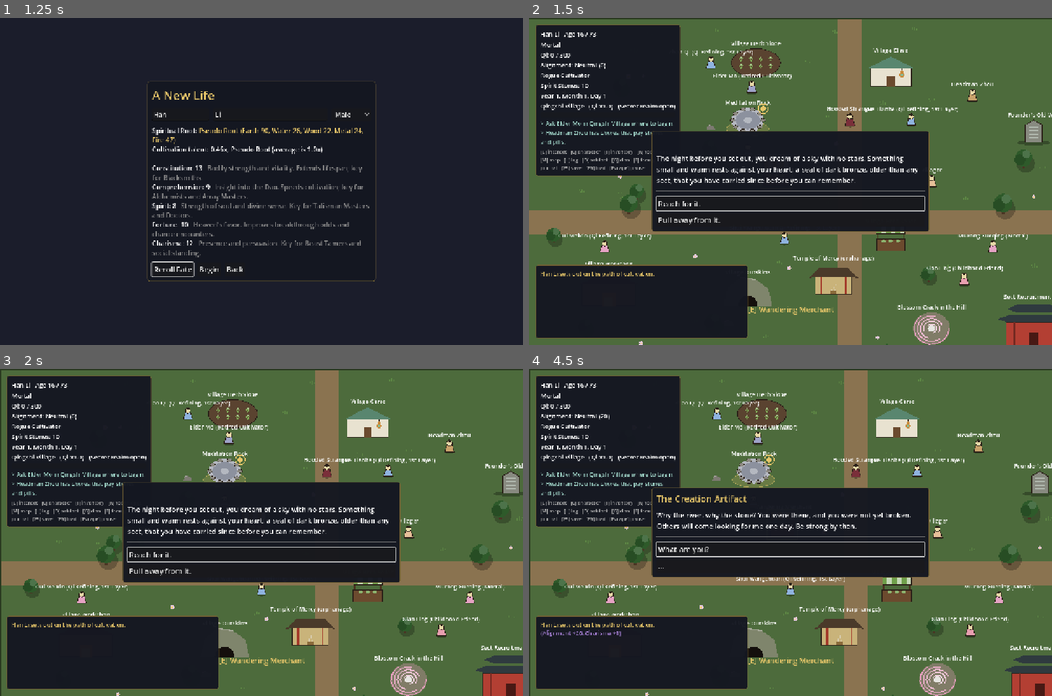
Above: before the commit, frames 1-4 (two rows, left to right).
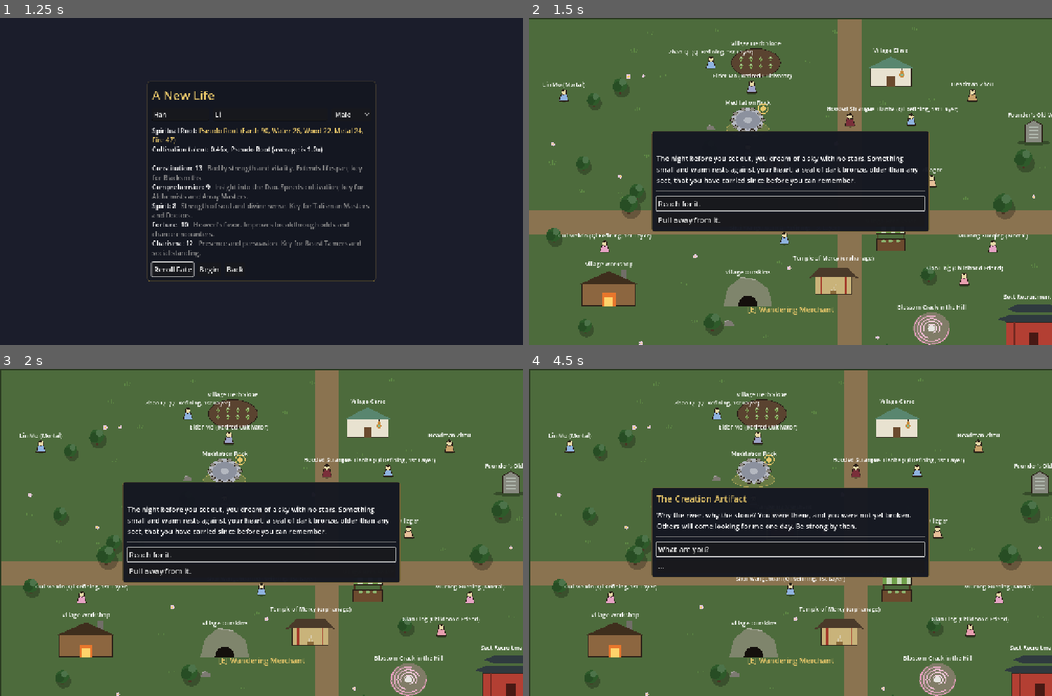
Above: after the commit, the same moments.

Repository: samridghimire/cultivation-game
Game: Godot game, scene res://src/ui/main_menu.tscn
Two runs of this game, one before a commit and one after it. Both use one fixed random seed, a clock stepped at 60 frames per second and the inputs below.
Inputs:
- Up to frame 1 (1.25 s): click "New Game" at 0.5 s
- Up to frame 2 (1.5 s): click "Begin" at 1.25 s
- Up to frame 3 (2 s): no input
- Up to frame 4 (4.5 s): click "Reach for it." at 2 s; click "Protect those who cannot prot…" at 2.75 s; click "What are you?" at 3.5 s; click "Why me?" at 4.25 s

Frame 1 is identical in both runs. In frame 2, 21% of the frame differs, in the area x 1-42%, y 2-98%; in frame 3, 21%; in frame 4, 21%.

Commit message:
[WU-028] Hide HUD panels behind modals; character sheet button row
Status panel, hints and log hide while a modal is open (not for the time-skip overlay).
Character sheet actions sit in their own spaced flow row. Screenshot tool not re-run (no display).

Co-Authored-By: Claude Sonnet 5.5 <noreply@anthropic.com>
Claude-Session: https://claude.ai/code/session_01A1VWfSX2Ma5nBqTtEc7gU8

Diff:
--- a/src/ui/character_sheet.gd
+++ b/src/ui/character_sheet.gd
@@ -15,6 +15,7 @@
 var _scroll: ScrollContainer
 var _text: RichTextLabel
 var _recharge: Button
+var _action_row: HFlowContainer
 var _gender_row: HBoxContainer
 var _equip_row: HBoxContainer
 var _train_children: Button
@@ -48,13 +49,20 @@
 	_equip_row = HBoxContainer.new()
 	_equip_row.add_theme_constant_override("separation", 8)
 	box.add_child(_equip_row)
+	var spacer := Control.new()
+	spacer.custom_minimum_size = Vector2(0, 8)
+	box.add_child(spacer)
+	_action_row = HFlowContainer.new()
+	_action_row.add_theme_constant_override("h_separation", 12)
+	_action_row.add_theme_constant_override("v_separation", 8)
+	box.add_child(_action_row)
 	_recharge = UIStyle.button("Recharge artifact", func(): GameState.recharge_artifact())
-	box.add_child(_recharge)
+	_action_row.add_child(_recharge)
 	_train_children = UIStyle.button("Train children", func(): EventBus.child_training_requested.emit())
-	box.add_child(_train_children)
+	_action_row.add_child(_train_children)
 	_family_button = UIStyle.button("Family tree", func(): EventBus.family_requested.emit())
-	box.add_child(_family_button)
-	box.add_child(UIStyle.button("Close", close))
+	_action_row.add_child(_family_button)
+	_action_row.add_child(UIStyle.button("Close", close))
 	EventBus.player_changed.connect(func(): if visible: _rebuild())
 
 
@@ -88,7 +96,7 @@
 func _default_focus() -> Button:
 	if _gender_row.visible:
 		return _gender_row.get_child(1) as Button
-	return get_child(0).get_child(-1) as Button
+	return _action_row.get_child(-1) as Button
 
 
 func _choose_gender(gender: String) -> void:
--- a/src/ui/hud.gd
+++ b/src/ui/hud.gd
@@ -15,6 +15,8 @@
 var _injuries: Label
 var _hint: Label
 var _log: RichTextLabel
+var _status_panel: Control
+var _log_panel: Control
 var _prompt: Label
 var _key_bar: Label
 var _target_name := ""
@@ -263,6 +265,7 @@
 
 func _build_status_panel() -> void:
 	var panel := UIStyle.panel(Vector2(340, 0))
+	_status_panel = panel
 	panel.position = Vector2(16, 16)
 	var box := VBoxContainer.new()
 	panel.add_child(box)
@@ -294,6 +297,7 @@
 
 func _build_log() -> void:
 	var panel := UIStyle.panel()
+	_log_panel = panel
 	_log = RichTextLabel.new()
 	_log.bbcode_enabled = true
 	_log.scroll_following = true
@@ -646,7 +650,11 @@
 
 
 func _update_modal() -> void:
-	EventBus.ui_modal_changed.emit(_choice_menu.visible or _dialogue.visible or _encounter.visible or _any_screen_open() or _combat_report.visible or _tribulation.visible or _respawn.visible or _pause_menu.visible or _settings.visible or _help.visible or _load_screen.visible or _death_screen.visible or _time_skip.visible)
+	var blocking := _choice_menu.visible or _dialogue.visible or _encounter.visible or _any_screen_open() or _combat_report.visible or _tribulation.visible or _respawn.visible or _pause_menu.visible or _settings.visible or _help.visible or _load_screen.visible or _death_screen.visible
+	# The status panel, hints and log hide behind modals; a time-skip overlay alone keeps them.
+	_status_panel.visible = not blocking
+	_log_panel.visible = not blocking
+	EventBus.ui_modal_changed.emit(blocking or _time_skip.visible)
 
 
 func _return_to_menu() -> void:
--- a/tests/unit/test_hud_cues.gd
+++ b/tests/unit/test_hud_cues.gd
@@ -54,3 +54,32 @@
 	st.set_value("hud_hints", old)
 	hud.queue_free()
 	gs.end_session()
+
+
+## WU-028: the status panel and log hide behind modals, not behind the time-skip overlay.
+func test_hud_panels_hide_behind_modals() -> void:
+	var tree := Engine.get_main_loop() as SceneTree
+	var gs: Node = tree.root.get_node("GameState")
+	gs.start_session(new_character())
+	gs.pending_event = ""
+	var hud: CanvasLayer = load("res://src/ui/hud.tscn").instantiate()
+	tree.root.add_child(hud)
+	await tree.process_frame
+	var status: Control = hud.get("_status_panel")
+	var log_panel: Control = hud.get("_log_panel")
+	assert_true(status.visible and log_panel.visible)
+	var screens: Dictionary = hud.get("_screens")
+	var inv: Control = screens["toggle_inventory"]
+	inv.open()
+	hud.call("_update_modal")
+	assert_false(status.visible, "status panel hidden behind the inventory")
+	assert_false(log_panel.visible, "log hidden behind the inventory")
+	inv.close()
+	hud.call("_update_modal")
+	assert_true(status.visible and log_panel.visible)
+	var skip: Control = hud.get("_time_skip")
+	skip.visible = true
+	hud.call("_update_modal")
+	assert_true(status.visible and log_panel.visible, "time-skip overlay keeps the HUD")
+	skip.visible = false
+	hud.queue_free()
